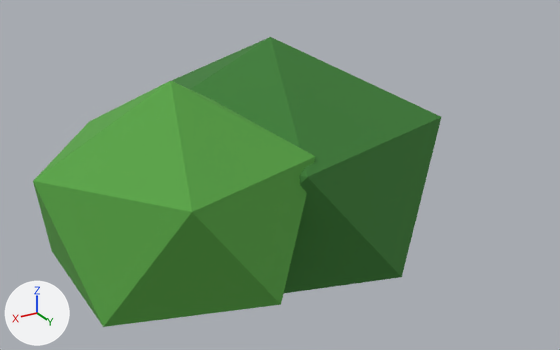
What one commit did to the FBX model client/CityBuilder/Assets/_Project/Art/Resources/Models/common/bush.fbx.
One viewpoint serves both versions: a 50 mm camera at (0.168, 0.287, 0.192) aimed at (0.003, 0.014, 0.055). Lighting does not change. The marker at lower left points along +X, +Y and +Z. The picture after the commit comes second. Where no turn or scale is listed for an object, it has been applied to the vertices.

In view in the first picture: 'bush'.
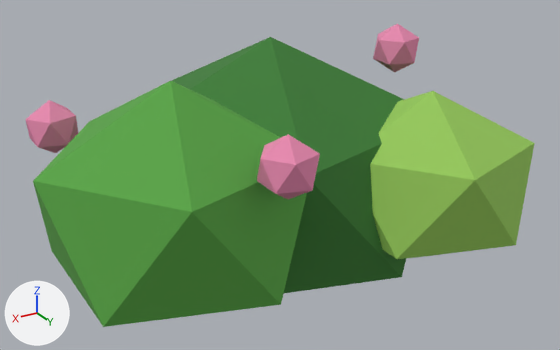
Where the change shows, as pixel boxes (x1, y1, x2, y2) in the pictures (560 x 350 px):
'bush', reshaped (25% wider): before (33, 37, 441, 327); after (25, 24, 534, 327)
part 1 of me_bush, added (green): after (370, 91, 534, 259)
part 2 of me_bush, added (pink): after (257, 134, 320, 199)
part 3 of me_bush, added: after (373, 24, 419, 72)
part 4 of me_bush, added: after (25, 100, 78, 153)

What the commit changed:
me_bush is used by ob_bush; location (0.0, 0.0, 0.0).
me_bush had 24 vertices, 40 faces and spanned x -0.079..0.114, y -0.068..0.081, z -0.014..0.114.
me_bush now has 72 vertices, 120 faces and spans x -0.095..0.114, y -0.068..0.093, z -0.014..0.114.
me_bush part 1: a new loose piece, an icosphere of 20 faces spanning x -0.095..-0.005, y 0.007..0.093, z 0.015..0.095, in mat_m_palette_era1 (picture img_palette_era1_png).
me_bush part 2: a new loose piece, an icosphere of 20 faces spanning x 0.029..0.051, y 0.07..0.09, z 0.078..0.102, in mat_m_palette_era1 (picture img_palette_era1_png).
me_bush part 3: a new loose piece, an icosphere of 20 faces spanning x -0.081..-0.059, y -0.01..0.01, z 0.088..0.112, in mat_m_palette_era1 (picture img_palette_era1_png).
me_bush part 4: a new loose piece, an icosphere of 20 faces spanning x 0.079..0.101, y -0.04..-0.02, z 0.068..0.092, in mat_m_palette_era1 (picture img_palette_era1_png).
